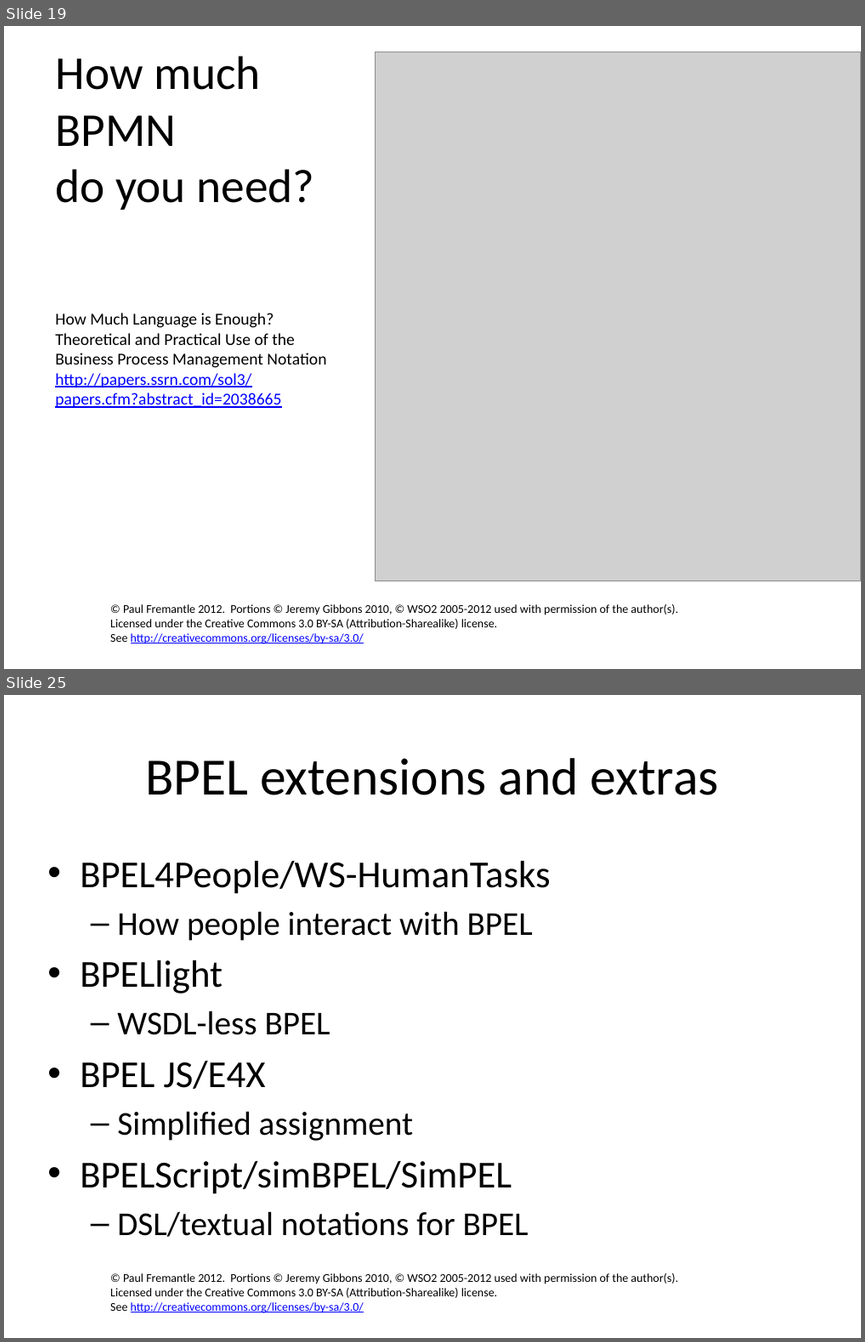
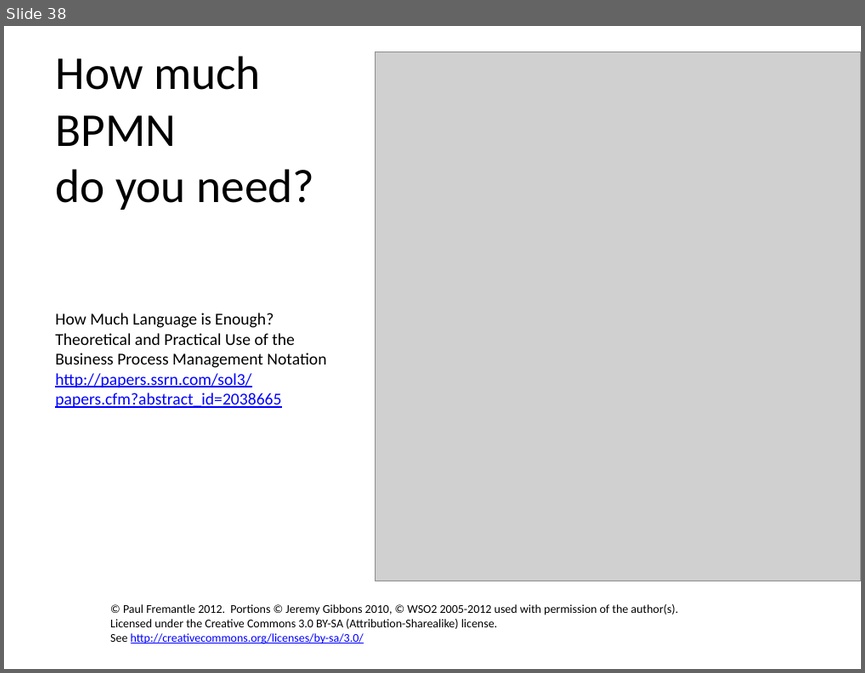
Before and after one commit to pzfreo/ox-soa-old, a slide deck: presentations/source/12-Composition.pptx. Shown one above the other, each under a label of ours: slides 19 and 25 before the commit, slide 38 after it; the slides between them are not shown. The pictures are 865x1342 and 865x673 pixels, drawn with LibreOffice and Linux fonts; fonts in the diff are those of the drawing; grey boxes stand for pictures; background and template pictures are left out. Boxes give left, top, right and bottom in pixels: in the first picture for what was removed or moved away, otherwise in the second. Text is boxed around its words. In the diff, an @@ line names an element or a change of style, - is before the commit and + after.

```diff
--- a/presentations/source/12-Composition.pptx
+++ b/presentations/source/12-Composition.pptx
@@ slide 25 removed at <box>4,695,861,1338</box>, background #FFFFFF; not listed: 1 template element that a slide beside it also shows @@
@@ title removed at <box>145,758,719,795</box> @@
-BPEL extensions and extras
@@ text removed at <box>80,861,550,1236</box> @@
-• BPEL4People/WS-HumanTasks
-  – How people interact with BPEL
-• BPELlight
-  – WSDL-less BPEL
-• BPEL JS/E4X
-  – Simplified assignment
-• BPELScript/simBPEL/SimPEL
-  – DSL/textual notations for BPEL
@@ what was slide 19 is now slide 38 @@
```
Also in this commit, not shown: 2 slides changed, 19 slides added, 6 other slides removed, 49 other files.
